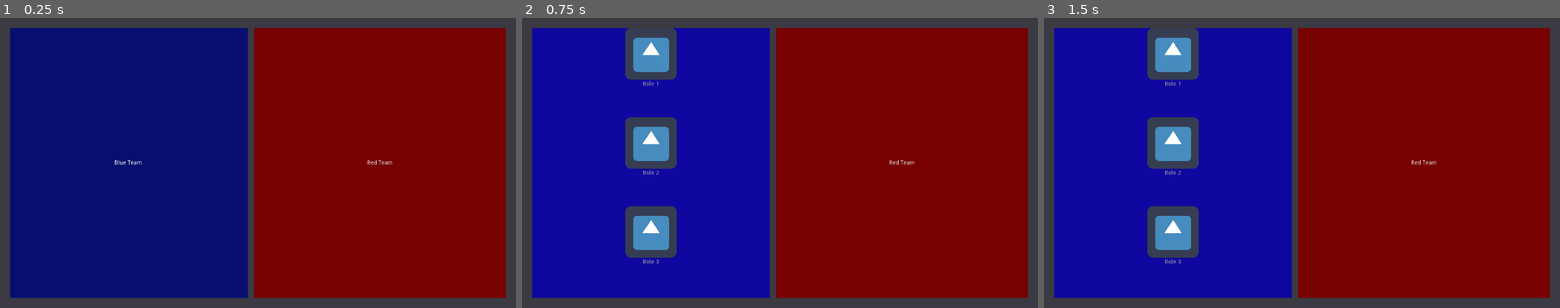
Above: before the commit, frames 1-3 (left to right).
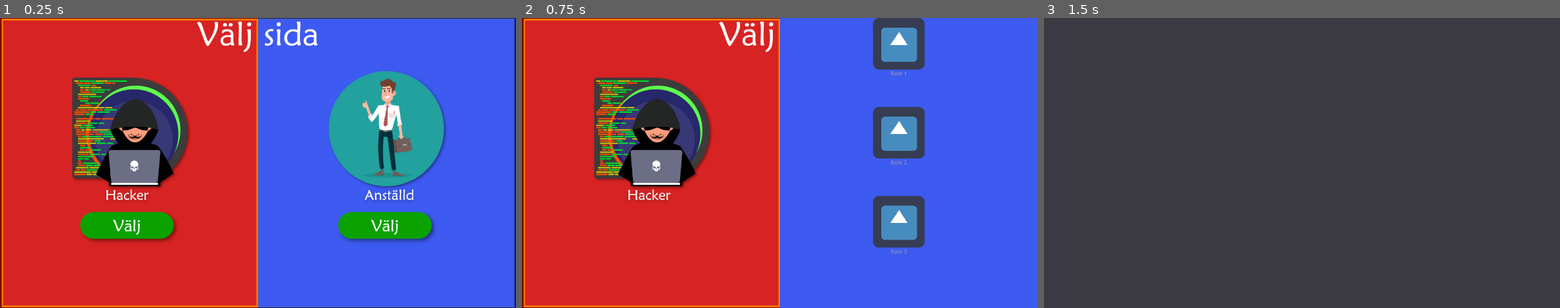
Above: after the commit, the same moments.

Repository: albfor/IT-Projekt
Game: Godot game, scene res://src/scenes/StartMenu/StartMenu.tscn
Same seed, same stepped clock (60 frames per second), same inputs: the game is played once before the commit and once after it. This scene is started directly instead of the project's main scene. The engine's default icon, where the game draws it, is replaced by a stand-in: a white triangle on a blue panel in a dark square.
Inputs:
- Up to frame 1 (0.25 s): no input
- Up to frame 2 (0.75 s): click "Blue Team" at 0.5 s
- Up to frame 3 (1.5 s): click "Red Team" at 1.25 s

The runs differ from the first frame. In frame 1, 100% of the frame differs, in the area x 0-100%, y 0-100%; in frame 2, 100%; in frame 3, 86%.

Commit message:
renderar bara bliden över de tidigare knapparna

Diff:
--- a/src/scenes/StartMenu/StartMenu.gd
+++ b/src/scenes/StartMenu/StartMenu.gd
@@ -1,17 +1,24 @@
 extends Node2D
 
+# Hides the role selection in the beginning
 func _ready():
-	$Control.hide()
+	$RoleSelection.hide()
 
-
+# On click show available roles
+# TODO: Set player to blue team
 func _on_blue_team_button_up():
 	$blue_team.hide()
-	$Control.show()
+	$BlueSelect.hide()
+	$RedSelect.hide()
+	$RoleSelection.show()
 
+# Just removes the scene on for now
+# TODO: Set player to redteam
 func _on_red_team_button_up():
 	queue_free()
 
-
-func _on_ItemList_item_activated(index):
-	print('Role ' + $Control/ItemList.get_item_text(index) + ' selected.')
+# Print selected role into console and deletes scene
+# TODO: Set player to role
+func _on_ItemList_item_selected(index):
+	print('Role ' + $RoleSelection/ItemList.get_item_text(index) + ' selected.')
 	queue_free()
--- a/src/scenes/StartMenu/StartMenu.tscn
+++ b/src/scenes/StartMenu/StartMenu.tscn
@@ -1,9 +1,11 @@
-[gd_scene load_steps=6 format=2]
+[gd_scene load_steps=8 format=2]
 
 [ext_resource path="res://src/scenes/StartMenu/blue_team_theme.tres" type="Theme" id=1]
 [ext_resource path="res://src/scenes/StartMenu/red_team_theme.tres" type="Theme" id=2]
 [ext_resource path="res://src/scenes/StartMenu/StartMenu.gd" type="Script" id=3]
 [ext_resource path="res://src/resources/images/icon.png" type="Texture" id=4]
+[ext_resource path="res://src/resources/images/start menu.png" type="Texture" id=5]
+[ext_resource path="res://src/resources/images/Group 1.png" type="Texture" id=6]
 
 [sub_resource type="Theme" id=1]
 ItemList/colors/font_color = Color( 0.63, 0.63, 0.63, 1 )
@@ -25,10 +27,9 @@
 script = ExtResource( 3 )
 
 [node name="blue_team" type="Button" parent="."]
-margin_left = 25.0
-margin_top = 25.0
-margin_right = 615.0
-margin_bottom = 695.0
+margin_left = 640.0
+margin_right = 1280.0
+margin_bottom = 720.0
 theme = ExtResource( 1 )
 text = "Blue Team "
 __meta__ = {
@@ -38,17 +39,22 @@
 [node name="red_team" type="Button" parent="."]
 anchor_right = 1.0
 anchor_bottom = 1.0
-margin_left = 630.0
-margin_top = 25.0
-margin_right = 1255.0
-margin_bottom = 695.0
+margin_right = 640.0
+margin_bottom = 720.0
 theme = ExtResource( 2 )
 text = "Red Team"
 __meta__ = {
 "_edit_use_anchors_": false
 }
 
-[node name="Control" type="Control" parent="."]
+[node name="Background" type="Sprite" parent="."]
+position = Vector2( 640, 360 )
+scale = Vector2( 0.662867, 0.662867 )
+texture = ExtResource( 5 )
+
+[node name="RoleSelection" type="Control" parent="."]
+visible = false
+margin_left = 640.0
 margin_right = 1280.0
 margin_bottom = 720.0
 theme = ExtResource( 1 )
@@ -56,11 +62,9 @@
 "_edit_use_anchors_": false
 }
 
-[node name="ItemList" type="ItemList" parent="Control"]
-margin_left = 25.0
-margin_top = 25.0
-margin_right = 615.0
-margin_bottom = 695.0
+[node name="ItemList" type="ItemList" parent="RoleSelection"]
+margin_right = 640.0
+margin_bottom = 720.0
 size_flags_horizontal = 4
 theme = SubResource( 1 )
 items = [ "Role 1", ExtResource( 4 ), false, "Role 2", ExtResource( 4 ), false, "Role 3", ExtResource( 4 ), false ]
@@ -70,6 +74,15 @@
 __meta__ = {
 "_edit_use_anchors_": false
 }
+
+[node name="BlueSelect" type="Sprite" parent="."]
+position = Vector2( 960, 520 )
+texture = ExtResource( 6 )
+
+[node name="RedSelect" type="Sprite" parent="."]
+position = Vector2( 320, 520 )
+texture = ExtResource( 6 )
 [connection signal="button_up" from="blue_team" to="." method="_on_blue_team_button_up"]
 [connection signal="button_up" from="red_team" to="." method="_on_red_team_button_up"]
-[connection signal="item_activated" from="Control/ItemList" to="." method="_on_ItemList_item_activated"]
+[connection signal="item_activated" from="RoleSelection/ItemList" to="." method="_on_ItemList_item_activated"]
+[connection signal="item_selected" from="RoleSelection/ItemList" to="." method="_on_ItemList_item_selected"]
--- a/src/scenes/StartMenu/blue_team_theme.tres
+++ b/src/scenes/StartMenu/blue_team_theme.tres
@@ -3,14 +3,14 @@
 [sub_resource type="StyleBoxFlat" id=1]
 bg_color = Color( 0.0588235, 0.027451, 0.627451, 1 )
 
-[sub_resource type="StyleBoxFlat" id=2]
-bg_color = Color( 0.0235294, 0.0588235, 0.435294, 1 )
+[sub_resource type="StyleBoxFlat" id=8]
+bg_color = Color( 0.00784314, 0.105882, 0.588235, 1 )
 
 [sub_resource type="StyleBoxFlat" id=3]
 bg_color = Color( 0.0235294, 0.0588235, 0.435294, 1 )
 
-[sub_resource type="StyleBoxFlat" id=4]
-bg_color = Color( 0.0588235, 0.027451, 0.627451, 1 )
+[sub_resource type="StyleBoxFlat" id=7]
+bg_color = Color( 0.239216, 0.352941, 0.945098, 1 )
 
 [sub_resource type="StyleBoxFlat" id=5]
 bg_color = Color( 0.0588235, 0.027451, 0.627451, 1 )
@@ -25,7 +25,7 @@
 Button/styles/disabled = null
 Button/styles/focus = null
 Button/styles/hover = SubResource( 1 )
-Button/styles/normal = SubResource( 2 )
+Button/styles/normal = SubResource( 8 )
 Button/styles/pressed = SubResource( 3 )
 ItemList/colors/font_color = Color( 0.63, 0.63, 0.63, 1 )
 ItemList/colors/font_color_selected = Color( 1, 1, 1, 1 )
@@ -35,7 +35,7 @@
 ItemList/constants/line_separation = 100
 ItemList/constants/vseparation = 100
 ItemList/fonts/font = null
-ItemList/styles/bg = SubResource( 4 )
+ItemList/styles/bg = SubResource( 7 )
 ItemList/styles/bg_focus = SubResource( 5 )
 ItemList/styles/cursor = null
 ItemList/styles/cursor_unfocused = null
